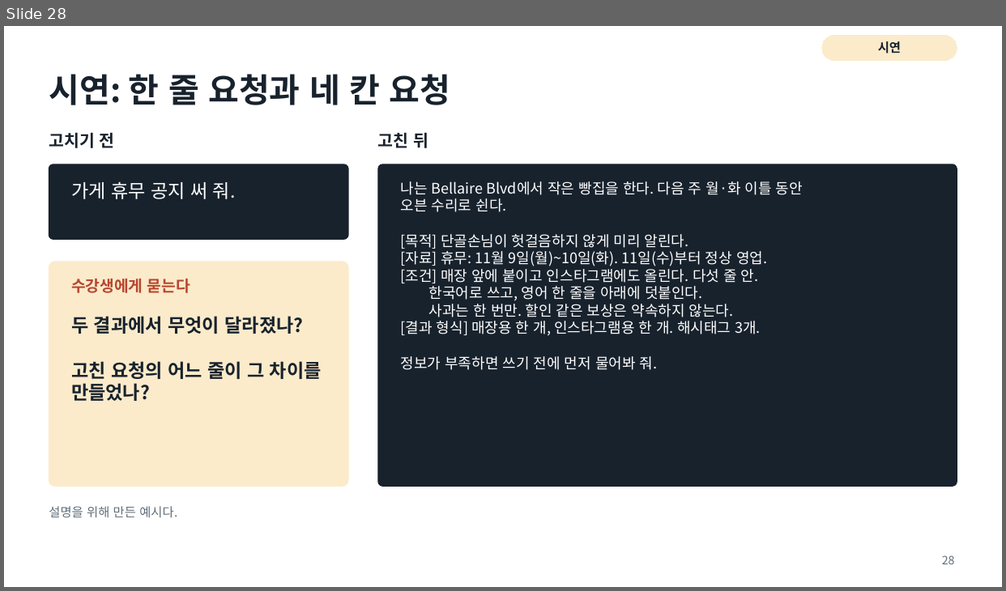
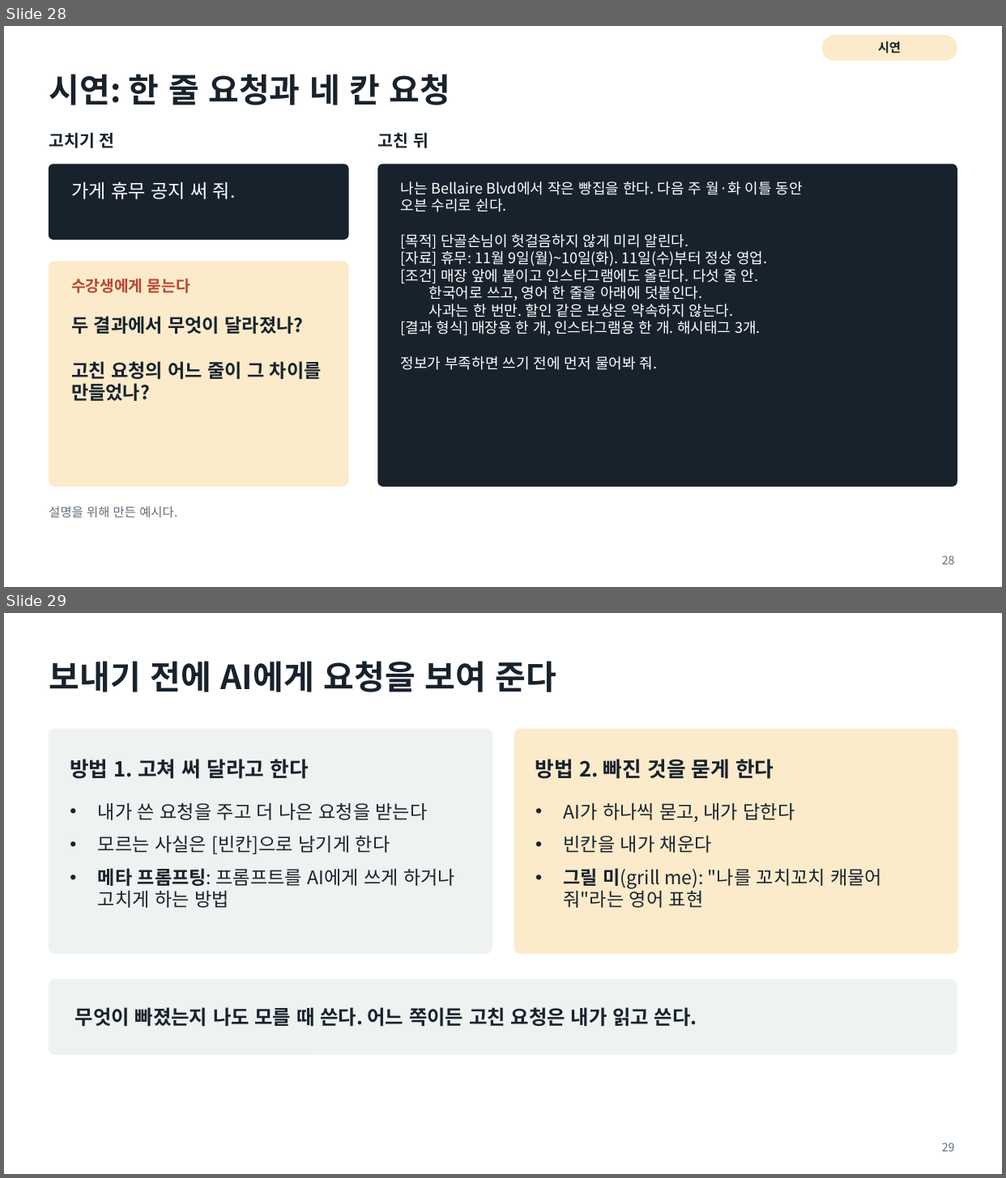
Before and after one commit to aplaxas/AI-Harness, a slide deck: courses/ai-for-work/2-week/decks/2주차-AI와-일하는-법.pptx. Shown one above the other, each under a label of ours: slide 28 before the commit, slides 28 and 29 after it. The pictures are 1006x591 and 1006x1178 pixels, drawn with LibreOffice and Linux fonts; fonts in the diff are those of the drawing. Boxes give left, top, right and bottom in pixels: in the first picture for what was removed or moved away, otherwise in the second. Text is boxed around its words. In the diff, an @@ line names an element or a change of style, - is before the commit and + after.

```diff
--- a/courses/ai-for-work/2-week/decks/2주차-AI와-일하는-법.pptx
+++ b/courses/ai-for-work/2-week/decks/2주차-AI와-일하는-법.pptx
@@ slide 29 added at (4, 613, 1002, 1174), background #FFFFFF @@
@@ title added at (49, 661, 557, 692), 32 pt, text #18222D, bold @@
+보내기 전에 AI에게 요청을 보여 준다
@@ rounded rectangle added at (49, 729, 492, 954), fill #EEF2F0, outline #EEF2F0 1 pt @@
@@ rounded rectangle added at (514, 729, 957, 954), fill #FBEBCB, outline #FBEBCB 1 pt @@
@@ text added at (70, 759, 309, 779), 20 pt, text #18222D, bold @@
+방법 1. 고쳐 써 달라고 한다
@@ text added at (535, 759, 774, 779), 20 pt, text #18222D, bold @@
+방법 2. 빠진 것을 묻게 한다
@@ text added at (98, 803, 455, 908), 18 pt, text #18222D @@
+• 내가 쓴 요청을 주고 더 나은 요청을 받는다
+• 모르는 사실은 [빈칸]으로 남기게 한다
+• 메타 프롬프팅: 프롬프트를 AI에게 쓰게 하거나 고치게 하는 방법
@@ text added at (564, 803, 882, 908), 18 pt, text #18222D @@
+• AI가 하나씩 묻고, 내가 답한다
+• 빈칸을 내가 채운다
+• 그릴 미(grill me): "나를 꼬치꼬치 캐물어 줘"라는 영어 표현
@@ rounded rectangle added at (49, 980, 957, 1054), fill #EEF2F0, outline #EEF2F0 1 pt @@
@@ text added at (75, 1007, 697, 1026), 19 pt, text #18222D, bold @@
+무엇이 빠졌는지 나도 모를 때 쓴다. 어느 쪽이든 고친 요청은 내가 읽고 쓴다.
@@ page number added at (942, 1143, 955, 1152), 11 pt, text #5F6E7A @@
+29
```
Also in this commit, not shown: 4 slides changed, 23 other slides added, 8 other files.
